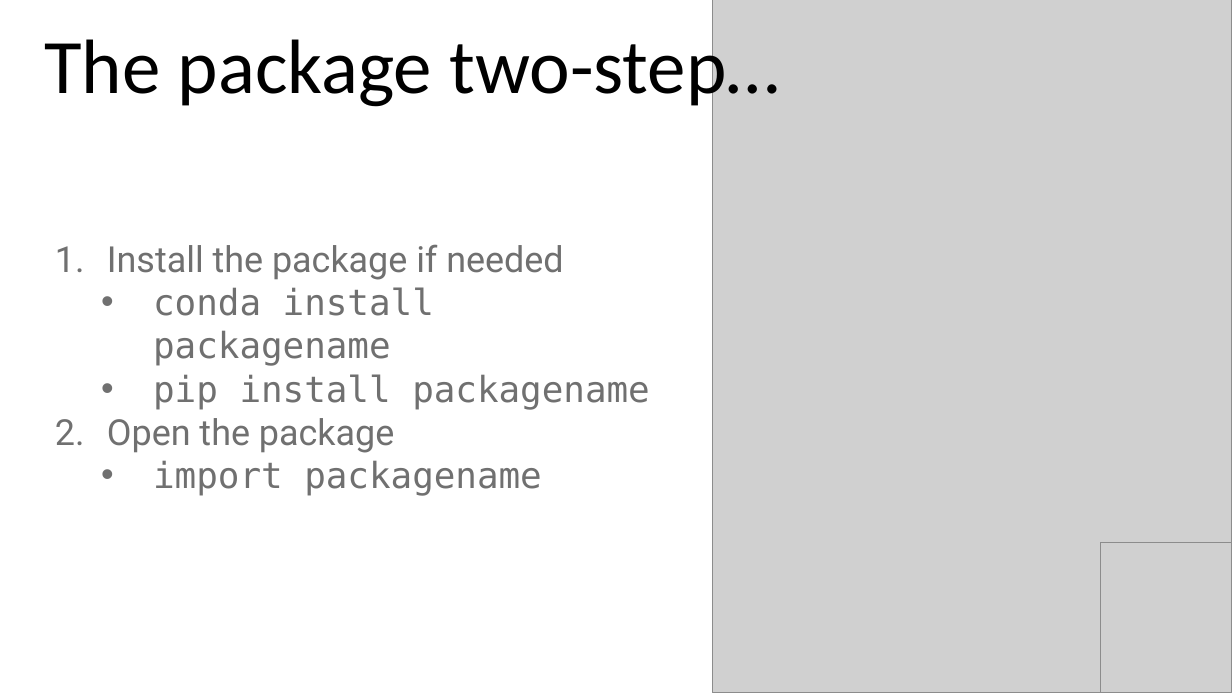
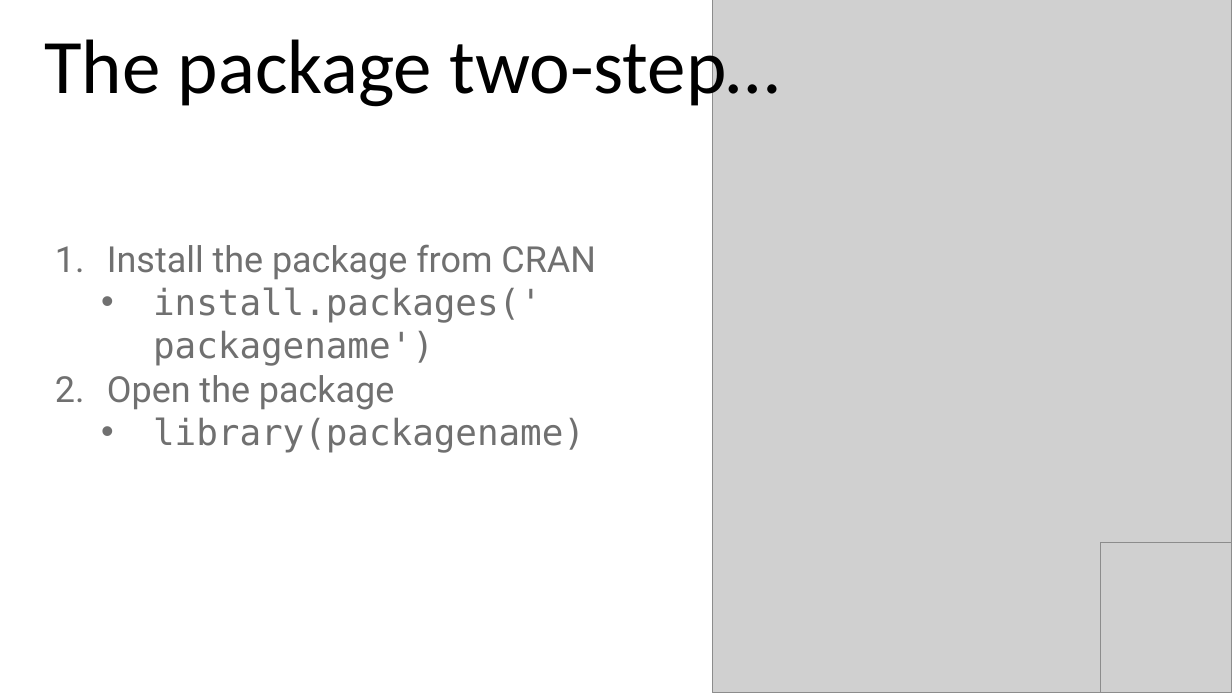
Before and after one commit to stringfestdata/aina-lets-learn-r, a slide deck: slide 9 of aina-lets-learn-r.pptx. Drawn at 1232x693 pixels with LibreOffice and Linux fonts; fonts in the diff are those of the drawing; grey boxes stand for pictures. Boxes give left, top, right and bottom in pixels: in the first picture for what was removed or moved away, otherwise in the second. Text is boxed around its words. In the diff, an @@ line names an element or a change of style, - is before the commit and + after.

```diff
--- a/aina-lets-learn-r.pptx
+++ b/aina-lets-learn-r.pptx
@@ text at [107, 244, 596, 366]: text changed @@
-1. Install the package if needed
-  • conda install packagename
-  • pip install packagename
+1. Install the package from CRAN
+  • install.packages(' packagename')
@@ text at [153, 417, 585, 453]: text changed @@
-  • import packagename
+  • library(packagename)
```
Also in this commit, not shown: 7 other slides changed, 4 slides added, 11 slides removed, 46 other files.
